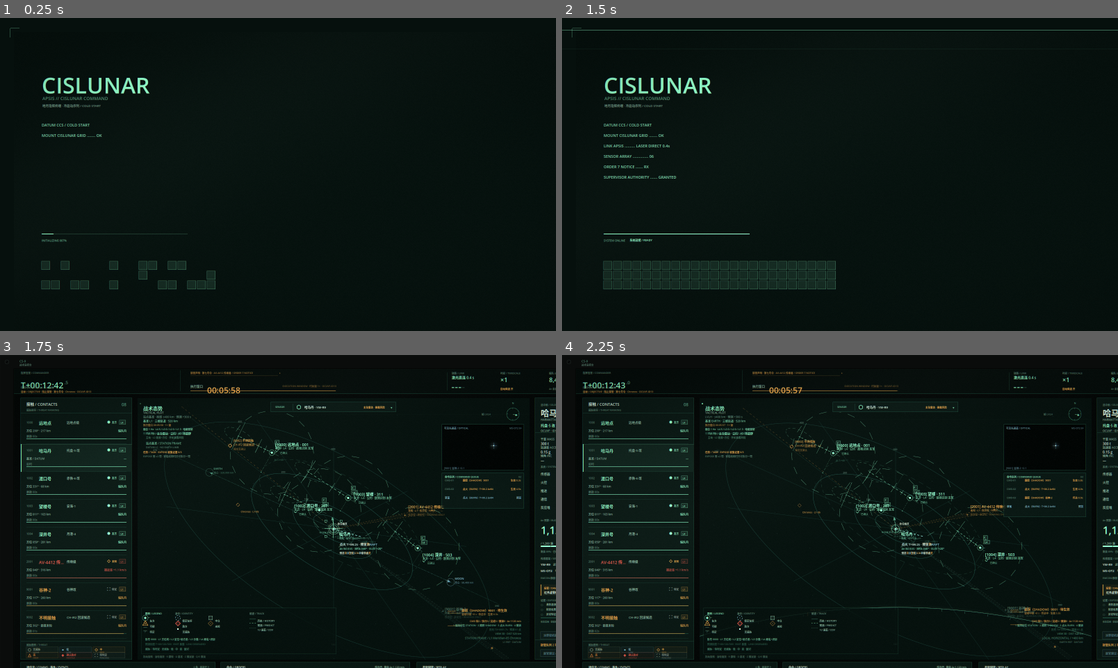
Above: before the commit, frames 1-4 (two rows, left to right).
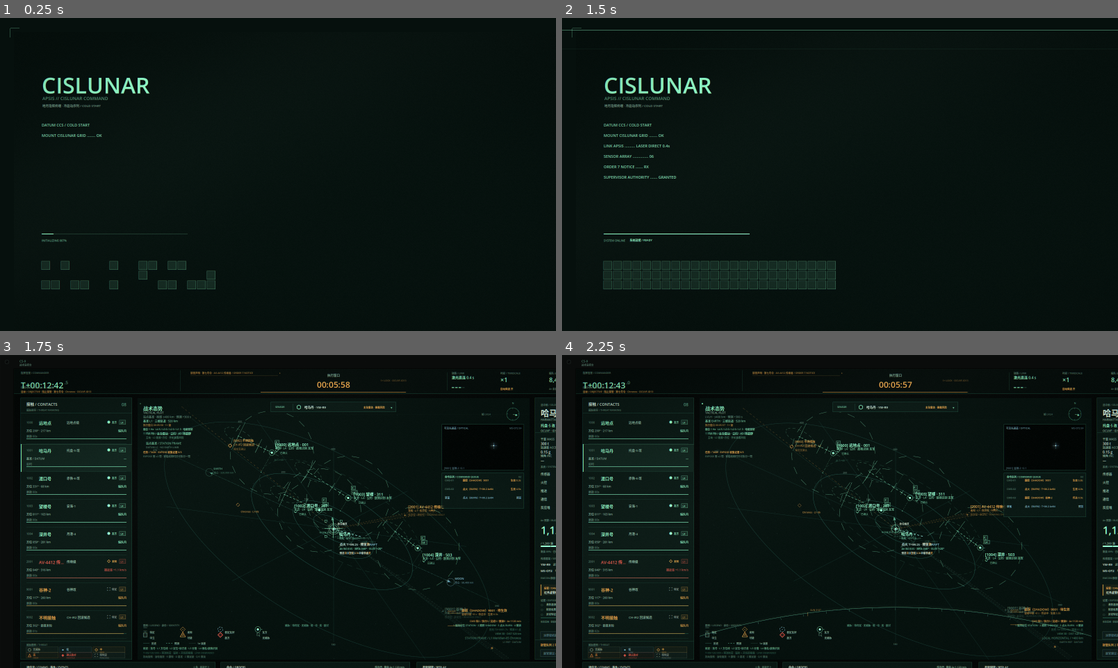
Above: after the commit, the same moments.

Repository: HATO-24/ghost-track-apsis
Game: Godot game, scene res://main.tscn
Two runs of this game, one before a commit and one after it. Both use one fixed random seed, a clock stepped at 60 frames per second and the inputs below.
Inputs (mouse positions are in pixels of both pictures, inside the frame that each line leads up to):
- Up to frame 1 (0.25 s): no input
- Up to frame 2 (1.5 s): tap Enter at 0.5 s; drag from (840, 174) to (895, 105) at 0.52 s; drag from (728, 190) to (812, 237) at 1.27 s
- Up to frame 3 (1.75 s): no input
- Up to frame 4 (2.25 s): move the mouse to (895, 442) at 2.02 s; hold D from 2.03 s (still down); tap 2 at 2.1 s

Frames 1-2 are identical in both runs. In frame 3, 1.0% of the frame differs, in the area x 25-73%, y 6-96%; in frame 4, 1.1%, in the area x 25-73%, y 5-96%.

Commit message:
P4b 顶栏倒计时居中留白；地图图例恢复紧凑版并加大图标间距

Diff:
--- a/game_v15/scripts/hud.gd
+++ b/game_v15/scripts/hud.gd
@@ -1402,12 +1402,17 @@
 	var notice_line_c: Color = Palette.a(Palette.AMBER, 0.55 if notice_hot else 0.22)
 	draw_line(Vector2(548.0, 60.0), Vector2(800.0, 60.0), notice_line_c, 1.0)
 	_txt(mono, 804, 46, "▸", 7, Palette.a(Palette.AMBER, 0.9 if notice_hot else 0.5))
-	# P4：执行窗口 label / 数字 / 右侧注记统一基线（84 = 4 网格）；进度条压到 102。
-	_txt(cjk, 548, 84, "执行窗口", 9, Palette.DIM)
-	_txt(mono, 596, 84, _hms(exec_left), 24, Palette.AMBER)
-	draw_rect(Rect2(548, 102, 420, 1), Palette.a(Palette.AMBER, 0.16))
-	draw_rect(Rect2(548, 102, 420.0 * exec_left / 360.0, 1), Palette.AMBER)
-	_txt_r(cjk, 968, 84, "EXECUTION WINDOW · 时标锁 1× · OCUVF-ID13", 7, Palette.a(Palette.AMBER, 0.45))
+	# P4b：执行窗口组水平居中；数字与进度条以 960 为轴。
+	var exec_s := _hms(exec_left)
+	var exec_w := mono.get_string_size(exec_s, HORIZONTAL_ALIGNMENT_LEFT, -1, 24).x
+	var exec_x := 960.0 - exec_w * 0.5
+	var exec_lab := "执行窗口"
+	var exec_lab_w := cjk.get_string_size(exec_lab, HORIZONTAL_ALIGNMENT_LEFT, -1, 9).x
+	_txt(cjk, 960.0 - exec_lab_w * 0.5, 52.0, exec_lab, 9, Palette.DIM)
+	_txt(mono, exec_x, 68.0, exec_s, 24, Palette.AMBER)
+	draw_rect(Rect2(750, 106, 420, 1), Palette.a(Palette.AMBER, 0.16))
+	draw_rect(Rect2(750, 106, 420.0 * exec_left / 360.0, 1), Palette.AMBER)
+	_txt_r(cjk, 1170, 68, "1× LOCK · OCUVF-ID13", 7, Palette.a(Palette.AMBER, 0.45))
 
 	draw_line(Vector2(1288, 50), Vector2(1288, 102), Palette.a(Palette.LINE, 0.7), 1.0)
 
--- a/game_v15/scripts/plot.gd
+++ b/game_v15/scripts/plot.gd
@@ -1931,45 +1931,32 @@
 		_txt(cjk, c.x - 90.0, c.y - 5.0, "帧 LVLH", 7, Palette.a(Palette.FAINT, 0.9))
 
 func _draw_legend() -> void:
-	# P4：左下角图例重排 —— 两栏分组（身份 / 航迹+图形）+ 半透明底板，7pt；
-	# 只占地图左下角，宽 560/高 132，不越出地图边界，避开右下站点标记列。
-	var box := Rect2(12.0, size.y - 148.0, 560.0, 132.0)
-	draw_rect(box, Palette.a(Palette.BG, 0.80))
-	draw_rect(box, Palette.a(Palette.LINE, 0.55), false, 1.0)
-	var x0 := box.position.x + 10.0
-	var y0 := box.position.y + 10.0
-	_txt(cjk, x0, y0, "图例 / LEGEND", 7, Palette.a(Palette.PH, 0.85))
-	_txt(mono, x0 + 86.0, y0, "身份 / IDENTITY", 7, Palette.FAINT)
-	_txt(mono, x0 + 300.0, y0, "航迹 / TRACK", 7, Palette.FAINT)
-	# 左栏：六级身份 + 无威胁（3 列 × 3 行）
-	var id_rows := [
-		[["friend", "友方"], ["assumed_friend", "假定友好"], ["neutral", "中立"]],
-		[["suspect", "可疑"], ["hostile", "敌方"], ["unknown", "未知"]],
-		[["pending", "待定"], ["none", "无威胁"], ["", ""]],
-	]
-	for r in range(id_rows.size()):
-		var row: Array = id_rows[r]
-		for c in range(row.size()):
-			var it: Array = row[c]
-			if String(it[0]) == "":
-				continue
-			var sx: float = x0 + float(c) * 94.0
-			var sy: float = y0 + 18.0 + float(r) * 16.0
-			_symbol_at(Vector2(sx, sy), String(it[0]), _identity_color(String(it[0])), 1)
-			_txt(cjk, sx + 13.0, sy + 3.0, String(it[1]), 7, Palette.DIM)
-	# 右栏：航迹 / 预测 / 1σ 图形说明
-	var tx: float = x0 + 300.0
-	var ty: float = y0 + 18.0
-	draw_line(Vector2(tx, ty + 3.0), Vector2(tx + 18.0, ty + 3.0), Palette.a(Palette.PH_DIM, 0.6), 1.0)
-	_txt(cjk, tx + 23.0, ty + 3.0, "历史 / HISTORY", 7, Palette.DIM)
-	draw_dashed_line(Vector2(tx, ty + 16.0), Vector2(tx + 18.0, ty + 16.0), Palette.a(Palette.PH, 0.8), 1.0, 4.0)
-	_txt(cjk, tx + 23.0, ty + 16.0, "预测 / PREDICT", 7, Palette.DIM)
-	draw_dashed_line(Vector2(tx, ty + 29.0), Vector2(tx + 18.0, ty + 29.0), Palette.a(Palette.PH, 0.35), 1.0, 2.0)
-	_txt(cjk, tx + 23.0, ty + 29.0, "1σ 误差 / COV", 7, Palette.DIM)
-	# 底栏说明（两行 · 7pt，收在 560 宽内）
-	_txt(mono, x0, y0 + 74.0, "批号 0000 · L1 方位线 / L2 定位+协方差 / L3 分类 / L4 舰名+识别", 7, Palette.a(Palette.PH, 0.70))
-	_txt(mono, x0, y0 + 88.0, "预测刻度 T+60/120/300 · EMIT 暴露 · LINK DEGRADED", 7, Palette.a(Palette.PH_FAINT, 0.95))
-	_txt(mono, x0, y0 + 102.0, "威胁：待判定 · 无威胁 · 低 · 中 · 高 · 敌对", 7, Palette.a(Palette.PH_DIM, 0.90))
+	_txt(cjk, 16.0, 648.0, "图例 / LEGEND · 身份 / IDENTITY", 7, Palette.a(Palette.FAINT, 0.9))
+	_txt(mono, 424.0, 648.0, "威胁：待判定 · 无威胁 · 低 · 中 · 高 · 敌对", 7, Palette.a(Palette.PH_DIM, 0.9))
+	var row1 := [["pending", "待定"], ["unknown", "未知"], ["assumed_friend", "假定友好"], ["friend", "友方"]]
+	var row2 := [["neutral", "中立"], ["suspect", "可疑"], ["hostile", "敌方"]]
+	var x := 22.0
+	for it in row1:
+		_symbol_at(Vector2(x, 665.0), String(it[0]), _identity_color(String(it[0])), 1)
+		_txt(cjk, x + 13.0, 668.0, String(it[1]), 7, Palette.DIM)
+		x += 108.0
+	x = 22.0
+	for it in row2:
+		_symbol_at(Vector2(x, 681.0), String(it[0]), _identity_color(String(it[0])), 1)
+		_txt(cjk, x + 13.0, 684.0, String(it[1]), 7, Palette.DIM)
+		x += 108.0
+	draw_rect(Rect2(Vector2(x - 2.0, 676.0), Vector2(8, 8)), Palette.a(Palette.FAINT, 0.85), false, 1.0)
+	draw_line(Vector2(x - 3.0, 675.0), Vector2(x + 7.0, 687.0), Palette.a(Palette.FAINT, 0.65), 1.0)
+	_txt(cjk, x + 13.0, 684.0, "无威胁", 7, Palette.DIM)
+	var y2 := 700.0
+	draw_line(Vector2(16, y2 + 5), Vector2(34, y2 + 5), Palette.a(Palette.PH_DIM, 0.55), 1.0)
+	_txt(cjk, 40.0, y2, "历史", 7, Palette.DIM)
+	draw_dashed_line(Vector2(82, y2 + 5), Vector2(100, y2 + 5), Palette.a(Palette.PH, 0.8), 1.0, 4.0)
+	_txt(cjk, 106.0, y2, "预测", 7, Palette.DIM)
+	draw_dashed_line(Vector2(148, y2 + 5), Vector2(166, y2 + 5), Palette.a(Palette.PH, 0.35), 1.0, 2.0)
+	_txt(cjk, 172.0, y2, "1σ 误差", 7, Palette.DIM)
+	_txt(mono, 16.0, 714.0, "航迹：批号 · L1 方位线 · L2 定位+协方差 · L3 分类 · L4 舰名/敌我识别", 7, Palette.a(Palette.PH, 0.65))
+	_txt(mono, 16.0, 727.0, "T+60/120/300 = 预测刻度 · 辐射 = 开机即暴露 · LINK DEGRADED", 7, Palette.a(Palette.PH_FAINT, 0.95))
 
 func _draw_optical() -> void:
 	var r := Rect2(size.x - 252.0, 76.0, 236.0, 132.0)
Not shown, changed: docs/09_UI设计.md
